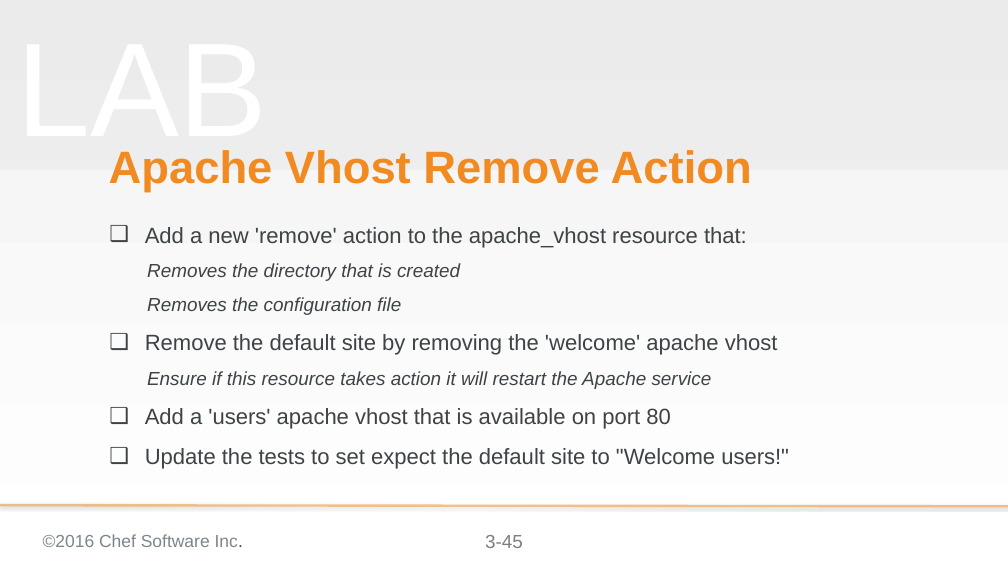
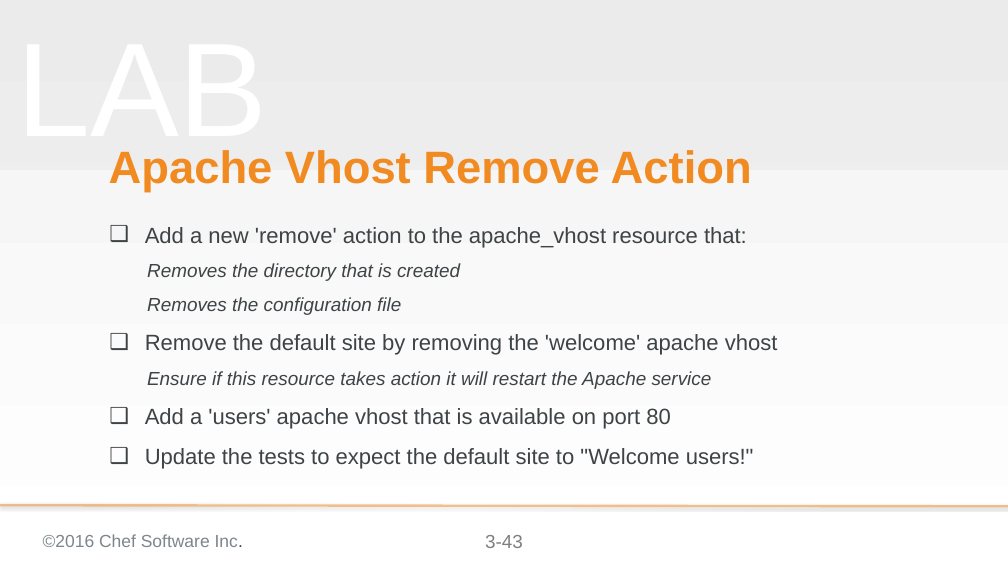
Before and after one commit to chef-training/extending_cookbooks, a slide deck: slide 43 of 03-creating_a_custom_resource-linux.pptx (slide 45 before the commit). Drawn at 1008x567 pixels with LibreOffice and Linux fonts; fonts in the diff are those of the drawing; background and template pictures are left out. Boxes give left, top, right and bottom in pixels: in the first picture for what was removed or moved away, otherwise in the second. Text is boxed around its words. In the diff, an @@ line names an element or a change of style, - is before the commit and + after.

Commit message:
Updates Module 03 that move it to the next module
* Moved some of the refactoring out the module into the next module
* Fixed a few typos
* Updated the code examples

```diff
--- a/03-creating_a_custom_resource-linux.pptx
+++ b/03-creating_a_custom_resource-linux.pptx
@@ subtitle at [145,448,754,469]: text changed @@
-❑ Update the tests to set expect the default site to "Welcome users!"
+❑ Update the tests to expect the default site to "Welcome users!"
@@ page number at [485,535,523,548]: text changed @@
-3-45
+3-43
```
Also in this commit, not shown: 14 other slides changed, 1 slide added, 3 slides removed.
